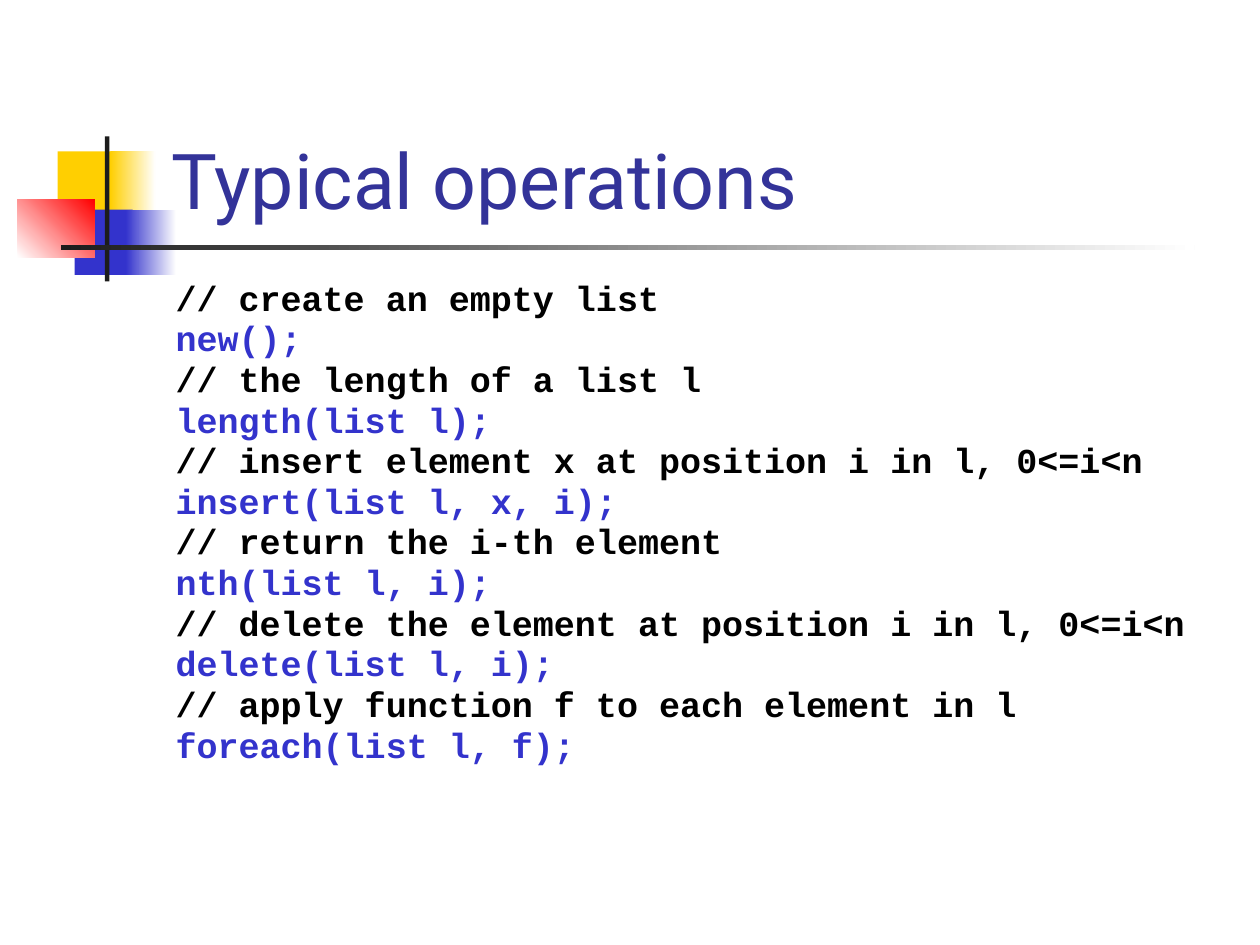
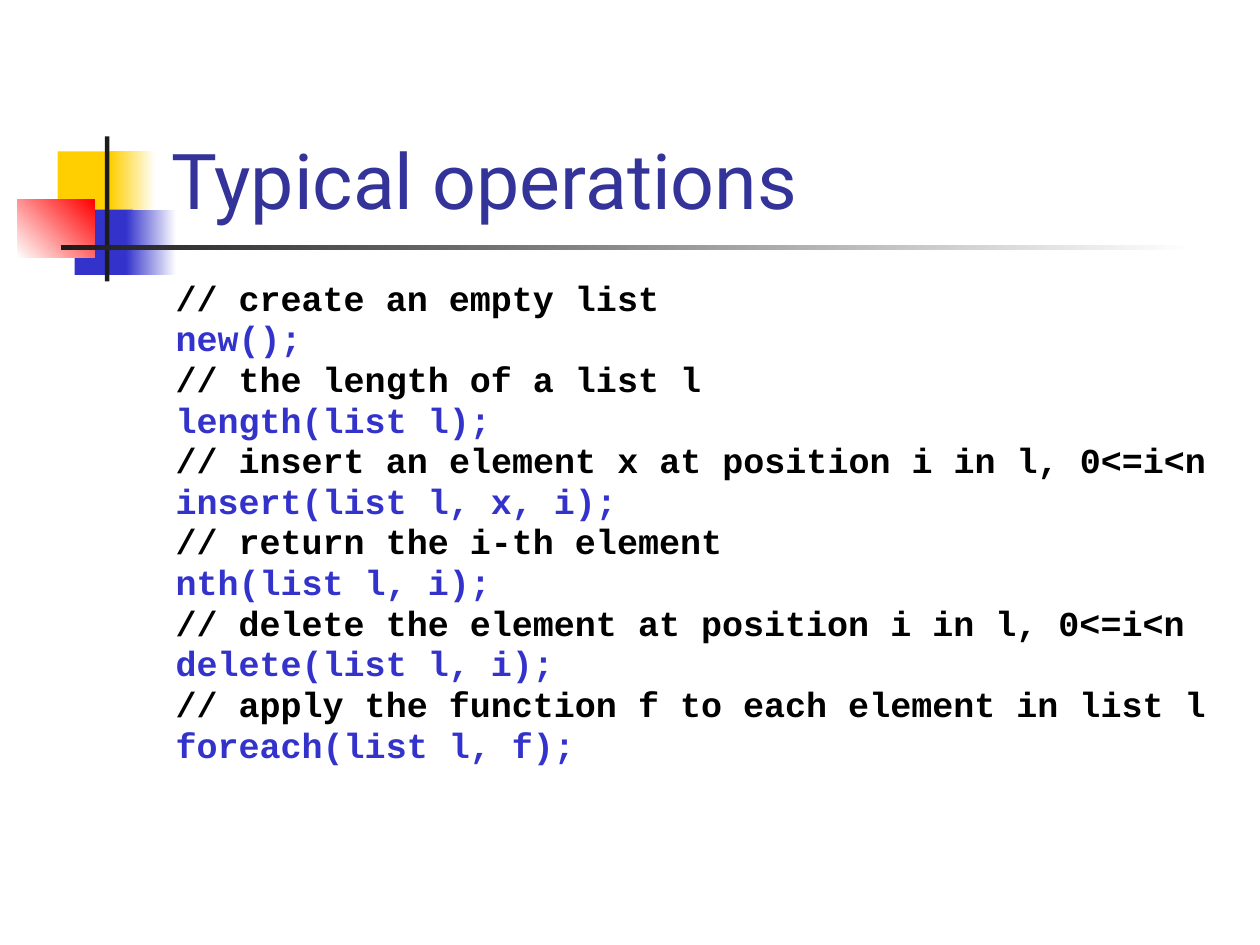
Before and after one commit to csslab-ustc/csslab-ustc.github.io, a slide deck: slide 5 of courses/sysprog/slides/lec11-extArray.pptx. Drawn at 1260x945 pixels with LibreOffice and Linux fonts; fonts in the diff are those of the drawing. Boxes give left, top, right and bottom in pixels: in the first picture for what was removed or moved away, otherwise in the second. Text is boxed around its words. In the diff, an @@ line names an element or a change of style, - is before the commit and + after.

```diff
--- a/courses/sysprog/slides/lec11-extArray.pptx
+++ b/courses/sysprog/slides/lec11-extArray.pptx
@@ text at [239,449,1206,481]: text changed @@
-// insert element x at position i in l, 0<=i<n
+// insert an element x at position i in l, 0<=i<n
@@ text at [239,692,1206,725]: text changed @@
-// apply function f to each element in l
+// apply the function f to each element in list l
```
Also in this commit, not shown: 8 other files.
